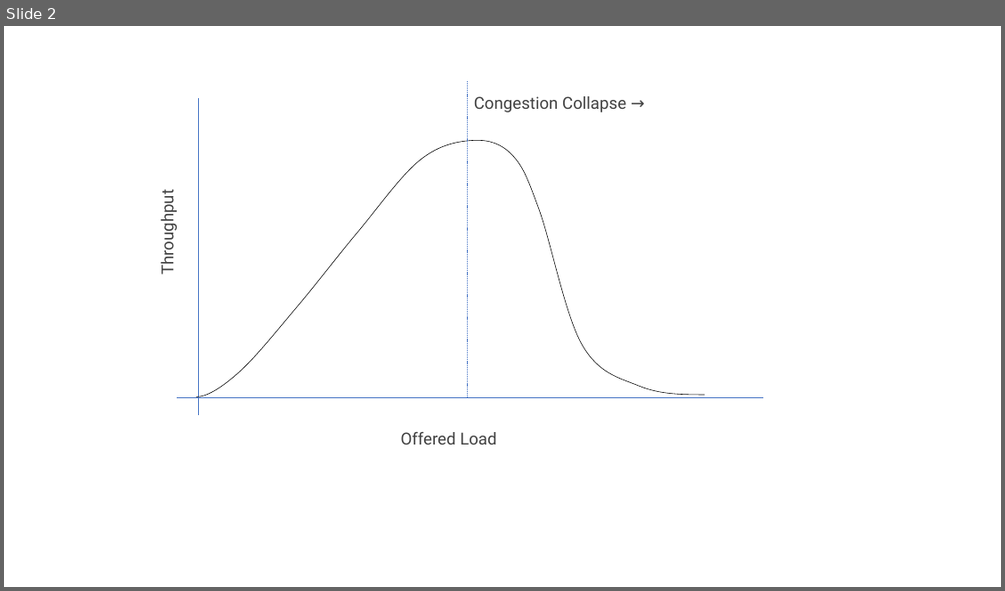
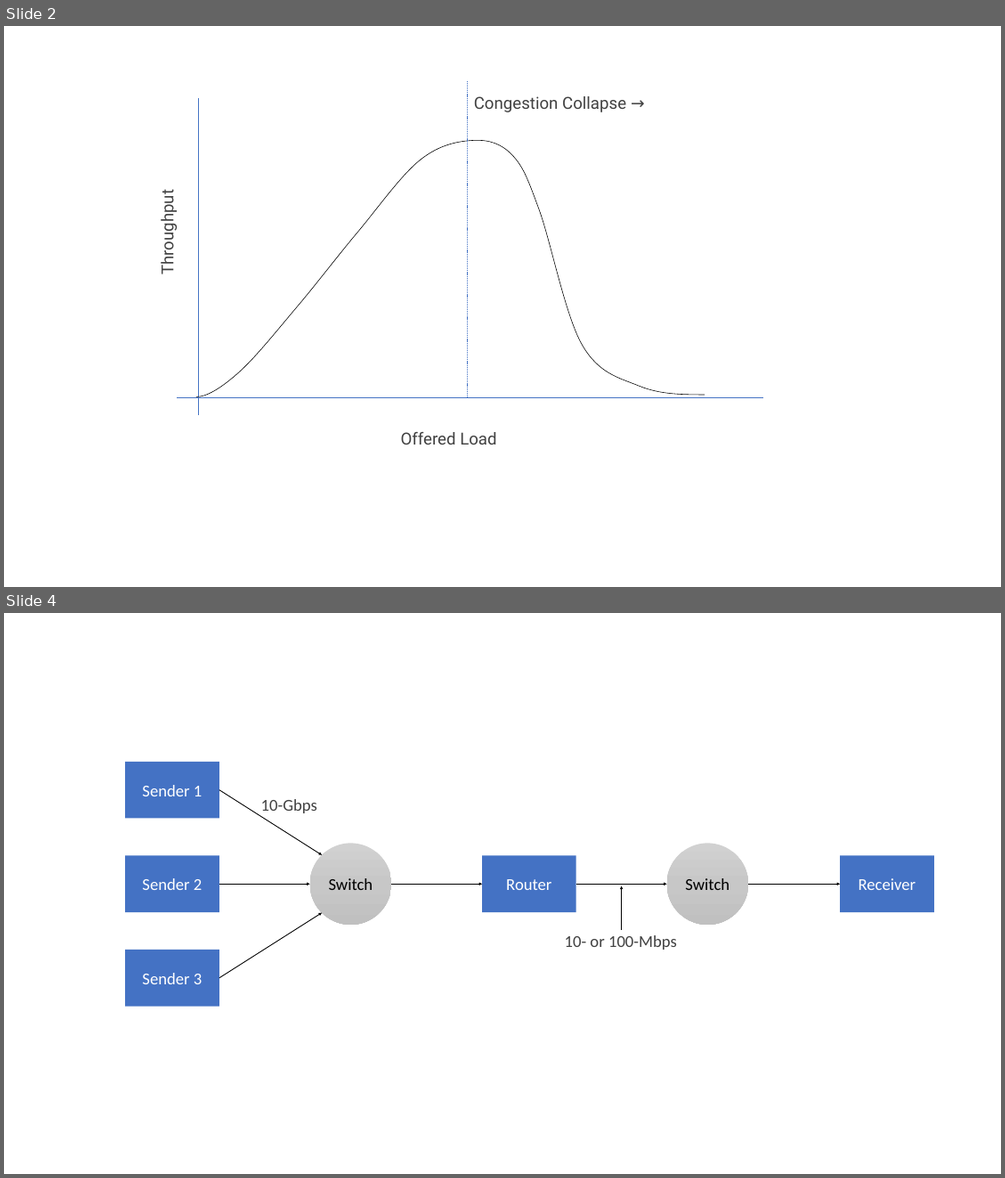
Before and after one commit to SystemsApproach/tcpcc, a slide deck: figures/Figure-sources.pptx. Shown one above the other, each under a label of ours: slide 2 before the commit, slides 2 and 4 after it; the slides between them are not shown. The pictures are 1005x591 and 1005x1178 pixels, drawn with LibreOffice and Linux fonts; fonts in the diff are those of the drawing. Boxes give left, top, right and bottom in pixels: in the first picture for what was removed or moved away, otherwise in the second. Text is boxed around its words. In the diff, an @@ line names an element or a change of style, - is before the commit and + after.

```diff
--- a/figures/Figure-sources.pptx
+++ b/figures/Figure-sources.pptx
@@ slide 4 added at [4,613,1001,1174], background #FFFFFF @@
@@ rectangle added at [125,762,219,819], fill #4472C4, 32 pt, text #FFFFFF @@
+Sender 1
@@ arrow added from (219, 790) to (322, 855), #000000 1.5 pt @@
@@ text added at [261,799,317,813], 32 pt, text #414141 @@
+10-Gbps
@@ ellipse added at [310,843,391,925], fill gradient #D2D2D2 to #C8C8C8 to #C0C0C0, 32 pt, text #000000 @@
+Switch
@@ ellipse added at [667,843,748,925], fill gradient #D2D2D2 to #C8C8C8 to #C0C0C0, 32 pt, text #000000 @@
+Switch
@@ rectangle added at [125,856,219,912], fill #4472C4, 32 pt, text #FFFFFF @@
+Sender 2
@@ rectangle added at [482,856,576,912], fill #4472C4, 32 pt, text #FFFFFF @@
+Router
@@ rectangle added at [840,856,934,912], fill #4472C4, 32 pt, text #FFFFFF @@
+Receiver
@@ arrow added from (219, 884) to (310, 884), #000000 1.5 pt @@
@@ arrow added from (391, 884) to (482, 884), #000000 1.5 pt @@
@@ arrow added from (576, 884) to (667, 884), #000000 1.5 pt @@
@@ arrow added from (622, 929) to (622, 886), #000000 0.5 pt dashed @@
@@ arrow added from (748, 884) to (840, 884), #000000 1.5 pt @@
@@ arrow added from (219, 978) to (322, 913), #000000 1.5 pt @@
@@ rectangle added at [125,949,219,1006], fill #4472C4, 32 pt, text #FFFFFF @@
+Sender 3
@@ text added at [565,935,677,949], 32 pt, text #414141 @@
+10- or 100-Mbps
```
Also in this commit, not shown: 1 other slide added, 3 other files.
